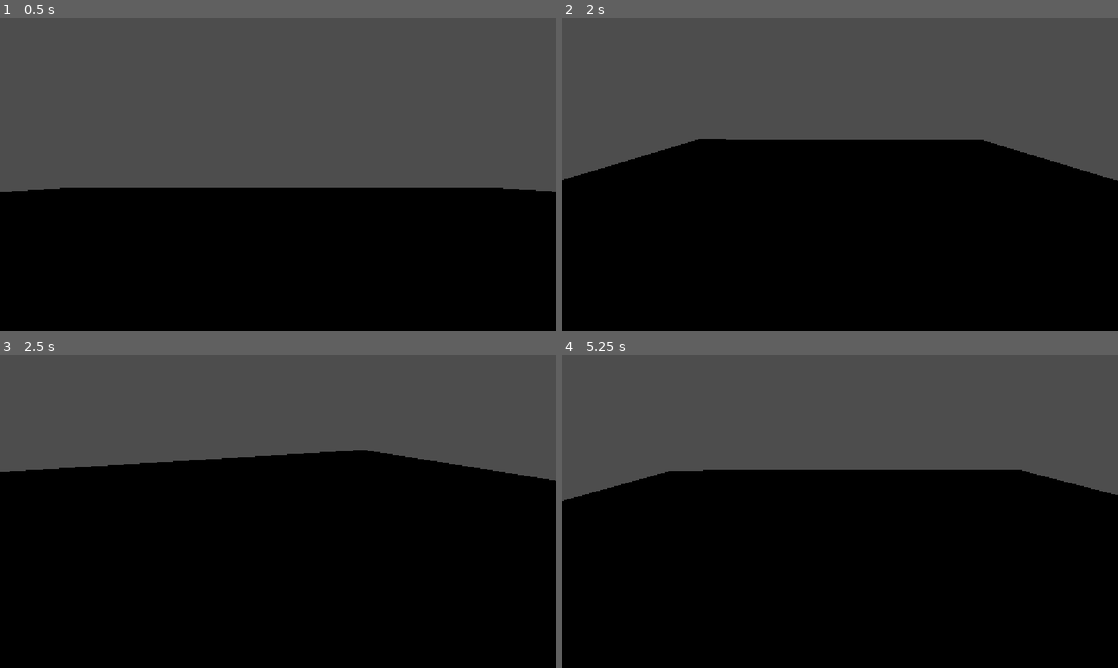
Above: before the commit, frames 1-4 (two rows, left to right).
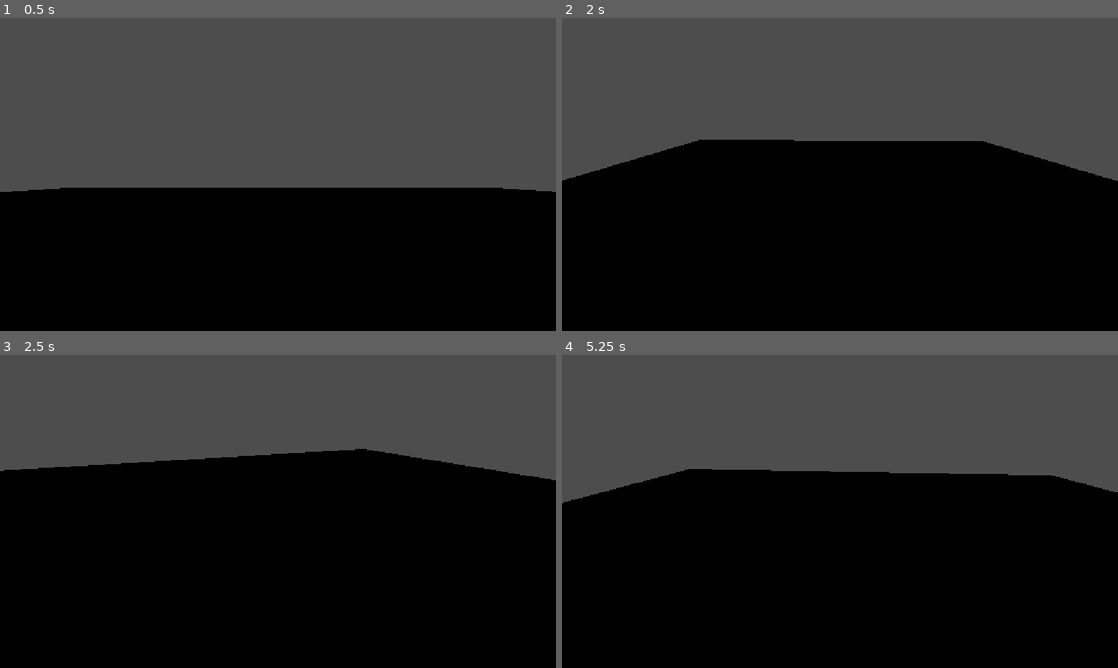
Above: after the commit, the same moments.

Repository: Noa-Uden-H/arcaderacing
Game: Godot game, scene res://Scenes/main.tscn
Two runs of this game, one before a commit and one after it. Both use one fixed random seed, a clock stepped at 60 frames per second and the inputs below.
Inputs:
- Up to frame 1 (0.5 s): no input
- Up to frame 2 (2 s): tap Enter at 0.5 s; hold D (right) 0.53-1.28 s; tap C (camera) at 0.6, 1.35 s; hold Space (brake) from 1.28 s (still down)
- Up to frame 3 (2.5 s): release Space (brake) at 2.03 s; hold D (right) from 2.03 s (still down); tap C (camera) at 2.1 s
- Up to frame 4 (5.25 s): release D (right) at 2.78 s; hold W (accelerate) 2.78-3.53 s; tap C (camera) every 0.75 s from 2.85 to 5.1 s; hold A (left) 3.53-5.03 s; hold Space (brake) from 5.03 s (still down)

Frame 1 is identical in both runs. In frame 2, 0.3% of the frame differs, in the area x 0-100%, y 38-52%; in frame 3, 0.3%; in frame 4, 0.8%, in the area x 0-100%, y 36-48%.

Commit message:
updated car values

Diff:
--- a/Car/vehicle.gd
+++ b/Car/vehicle.gd
@@ -1,8 +1,8 @@
 extends VehicleBody3D
 
-const STEER_SPEED: float = 1.0
-const STEER_LIMIT: float = 0.2
-const BRAKE_STRENGTH: float = 300
+const STEER_SPEED: float = 0.8
+const STEER_LIMIT: float = 0.25
+const BRAKE_STRENGTH: float = 350
 
 @onready var driven_wheels = [$RR,$LR]
 @onready var steering_wheels = [$FR,$FL]
@@ -12,7 +12,7 @@
 var cam_transition_speed: float = 2.5
 
 var steer_target: float = 0.0
-var ENGINE_POWER: float = 20000.0
+var ENGINE_POWER: float = 25000.0
 
 # Called when the node enters the scene tree for the first time.
 func _ready() -> void:
